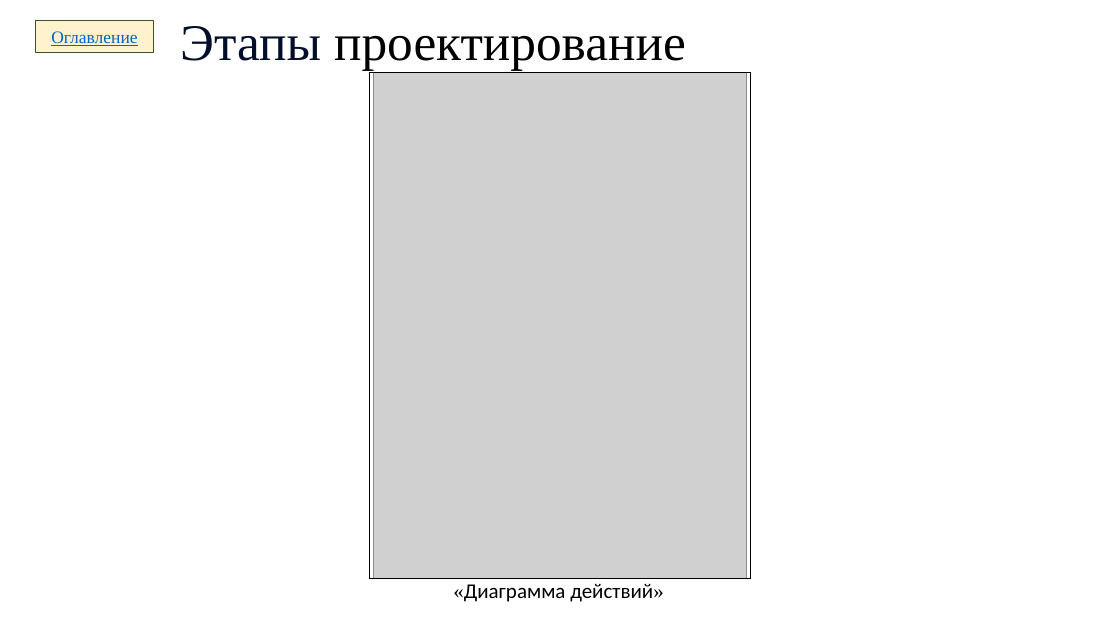
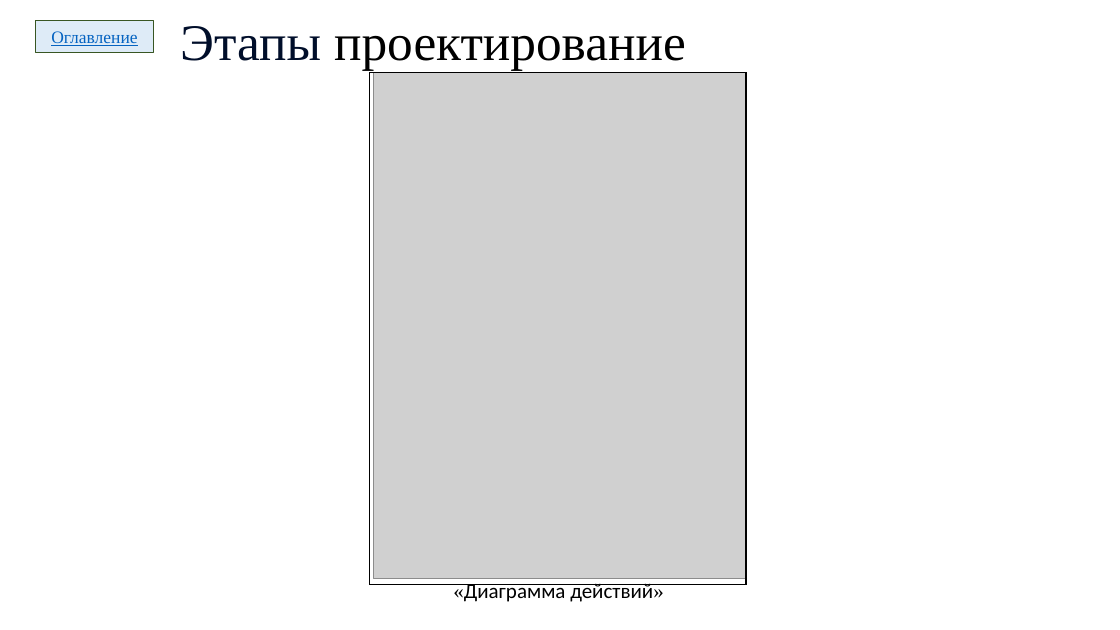
Before and after one commit to tRig7er/DP, a slide deck: slide 5 of Zhukov_Prezentatsia.pptx. Drawn at 1120x630 pixels with LibreOffice and Linux fonts; fonts in the diff are those of the drawing; grey boxes stand for pictures. Boxes give left, top, right and bottom in pixels: in the first picture for what was removed or moved away, otherwise in the second. Text is boxed around its words. In the diff, an @@ line names an element or a change of style, - is before the commit and + after.

```diff
--- a/Zhukov_Prezentatsia.pptx
+++ b/Zhukov_Prezentatsia.pptx
@@ rectangle "Оглавление" at box(35, 20, 154, 52): fill #FFF2CC to #DEEBF7 @@
@@ rectangle: place and size @@
-rectangle at box(370, 72, 751, 578)
+rectangle at box(370, 72, 746, 584)
```
Also in this commit, not shown: 8 other slides changed.
